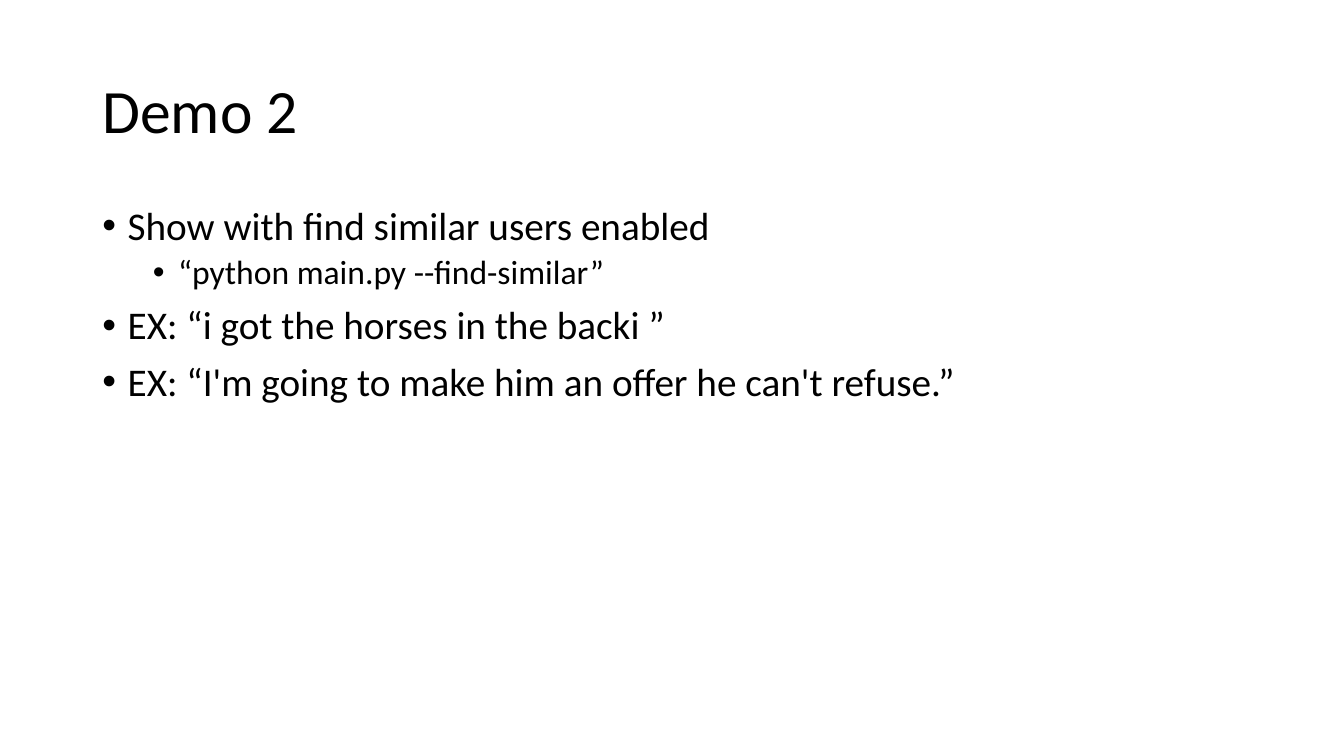
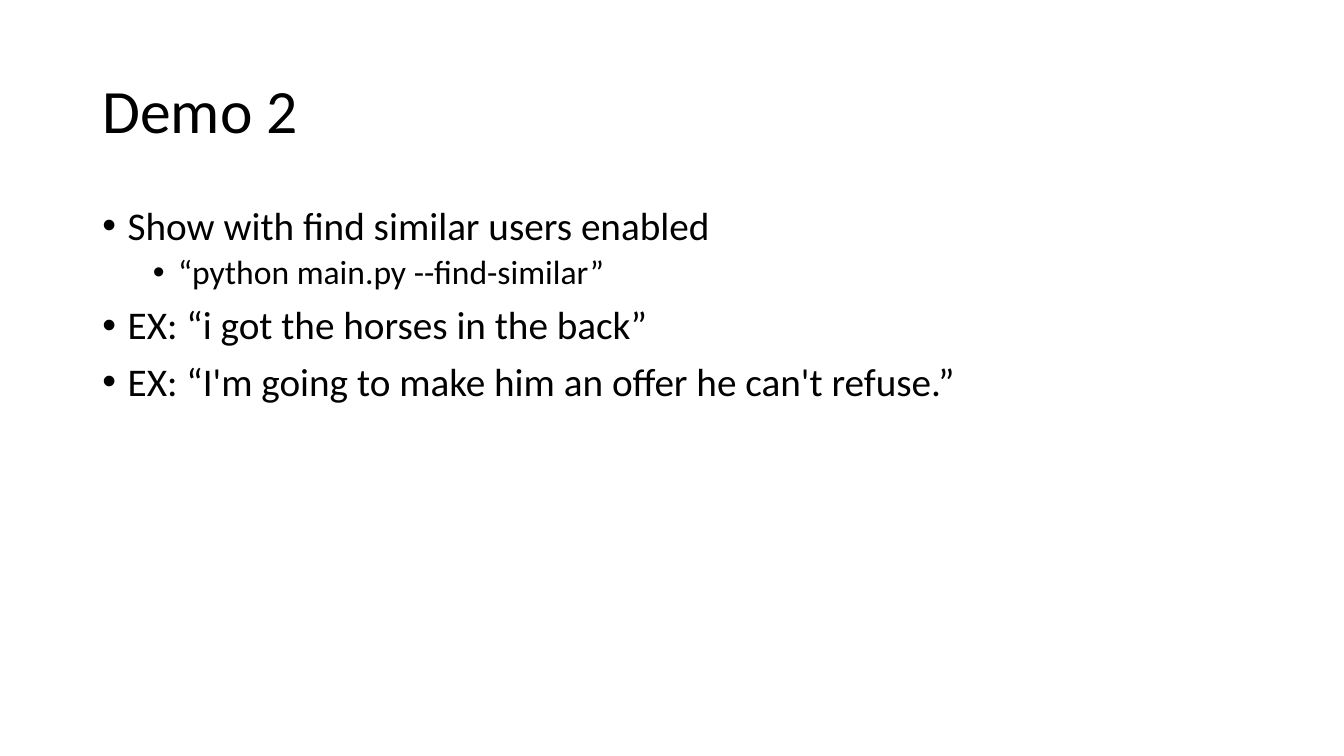
Before and after one commit to rwickman/Word-Suggestion, a slide deck: slide 16 of slides/Word Suggestion Slides.pptx. Drawn at 1344x756 pixels with LibreOffice and Linux fonts; fonts in the diff are those of the drawing. Boxes give left, top, right and bottom in pixels: in the first picture for what was removed or moved away, otherwise in the second. Text is boxed around its words. In the diff, an @@ line names an element or a change of style, - is before the commit and + after.

```diff
--- a/slides/Word Suggestion Slides.pptx
+++ b/slides/Word Suggestion Slides.pptx
@@ text at [128, 311, 647, 346]: text changed @@
-• EX: “i got the horses in the backi ”
+• EX: “i got the horses in the back”
```
Also in this commit, not shown: 11 other slides changed, 1 other file.
